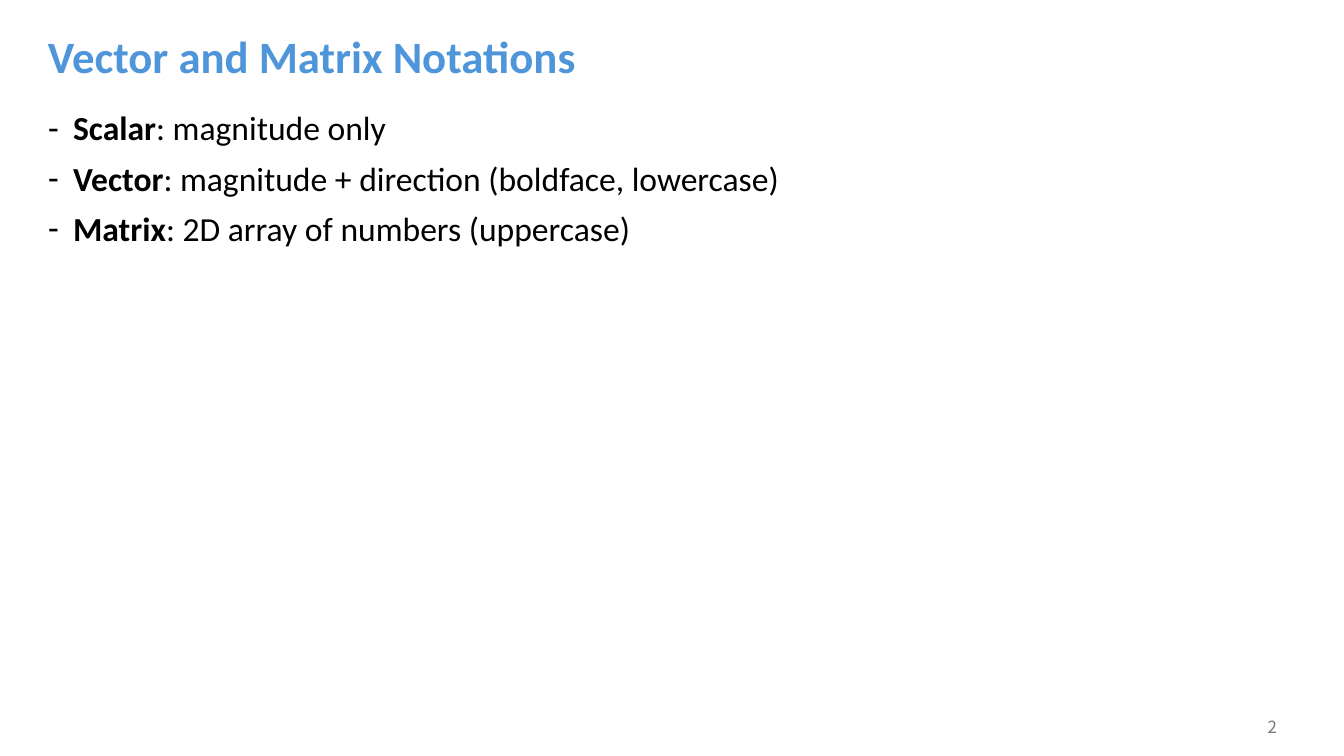
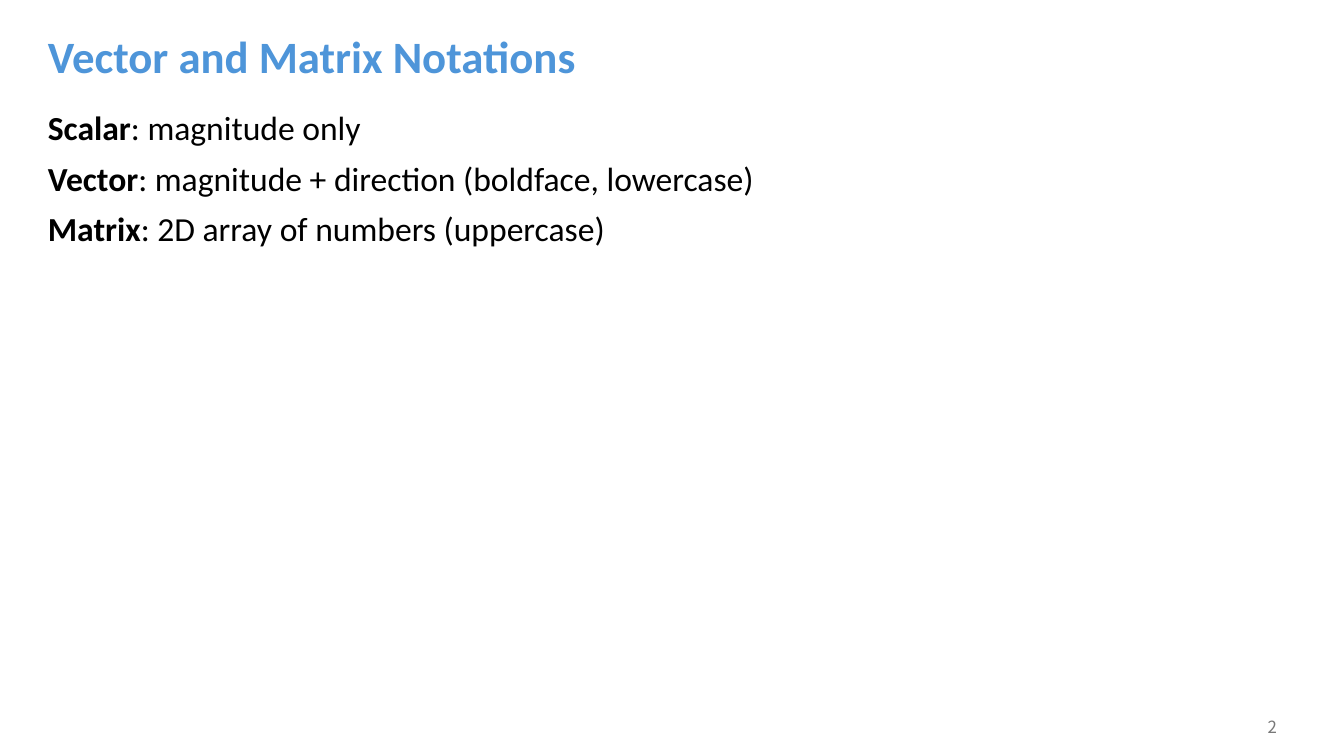
Before and after one commit to ben8169/EditPPT, a slide deck: slide 2 of sample_ppt/math_simple.pptx. Drawn at 1344x756 pixels with LibreOffice and Linux fonts; fonts in the diff are those of the drawing. Boxes give left, top, right and bottom in pixels: in the first picture for what was removed or moved away, otherwise in the second. Text is boxed around its words. In the diff, an @@ line names an element or a change of style, - is before the commit and + after.

```diff
--- a/sample_ppt/math_simple.pptx
+++ b/sample_ppt/math_simple.pptx
@@ text "Scalar: magnitude only" at <box>48,116,754,247</box>: bullet - to none @@
```
Also in this commit, not shown: 4 other slides changed, 12 other files.
